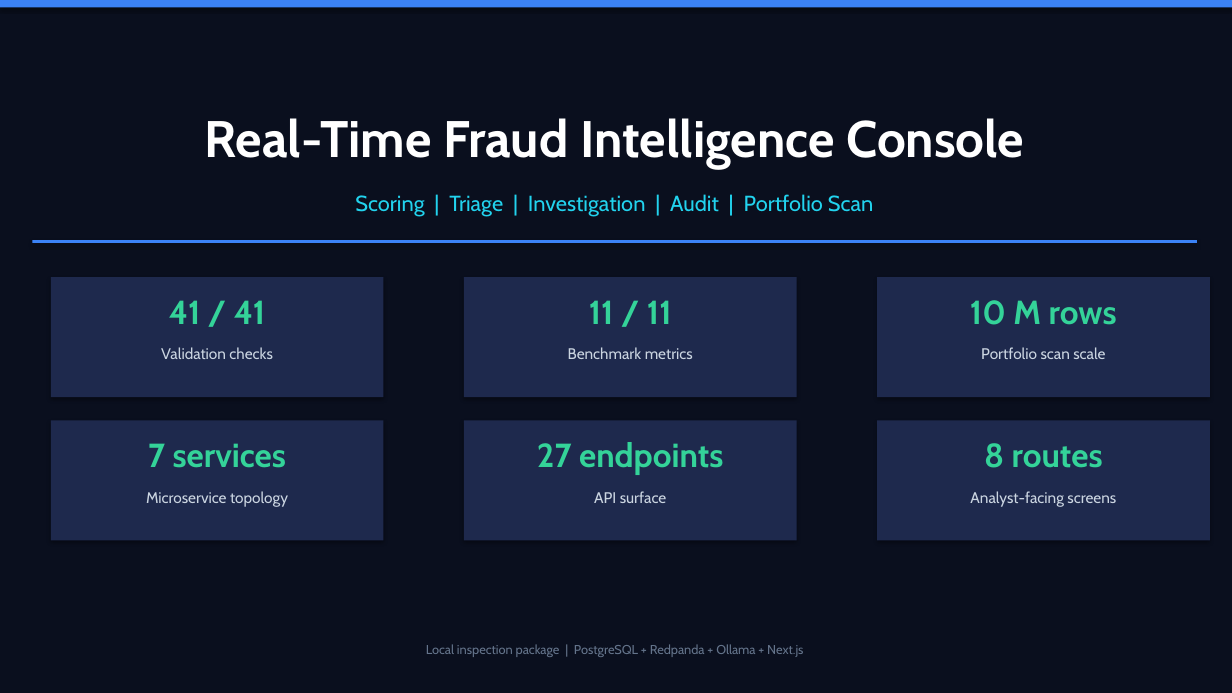
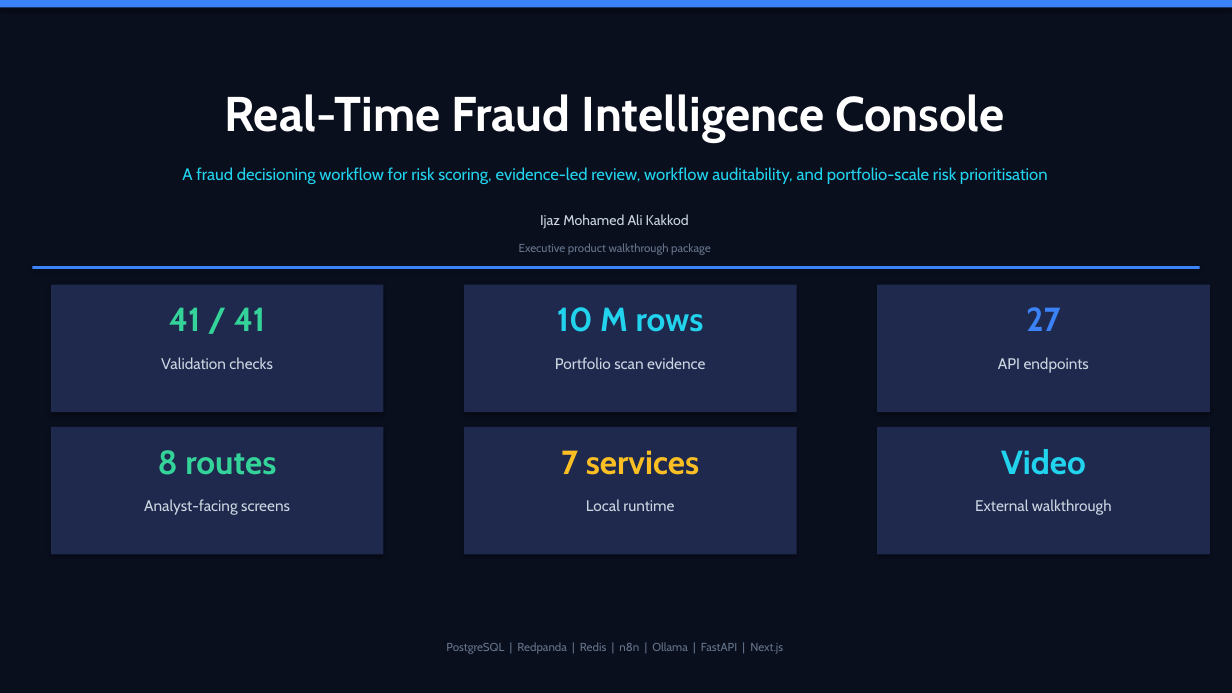
Before and after one commit to IjazKakkodDS/transaction-fraud-intelligence-console, a slide deck: slide 1 of docs/presentation/real-time-fraud-intelligence-console-executive-deck.pptx. Drawn at 1232x693 pixels with LibreOffice and Linux fonts; fonts in the diff are those of the drawing. Boxes give left, top, right and bottom in pixels: in the first picture for what was removed or moved away, otherwise in the second. Text is boxed around its words. In the diff, an @@ line names an element or a change of style, - is before the commit and + after.

Commit message:
Reposition executive deck for product and scale narrative
Rebuilt 12-slide deck from documentation summary into a product and systems
pitch. Added Product Promise, Latency Strategy, and Scale Path slides. Removed
all defensive wording from visible slides. Reframed integration facade as
expansion path. Added author name and video tile. 41/41 validation passes.

```diff
--- a/docs/presentation/real-time-fraud-intelligence-console-executive-deck.pptx
+++ b/docs/presentation/real-time-fraud-intelligence-console-executive-deck.pptx
@@ text "Real-Time Fraud Intelligence Console": place and size @@
-text "Real-Time Fraud Intelligence Console" at [205, 118, 1024, 168]
+text "Real-Time Fraud Intelligence Console" at [224, 94, 1004, 143]
@@ text "Real-Time Fraud Intelligence Console" at [224, 94, 1004, 143]: size 40 to 38 pt @@
@@ text at [182, 167, 1048, 184]: text changed; size 17 to 13 pt @@
-Scoring | Triage | Investigation | Audit | Portfolio Scan
+A fraud decisioning workflow for risk scoring, evidence-led review, workflow auditability, and portfolio-scale risk prioritisation
@@ text added at [540, 214, 689, 229], 11 pt, text #CBD5E1 @@
+Ijaz Mohamed Ali Kakkod
@@ rectangle: place and size @@
-rectangle at [32, 240, 1197, 243]
+rectangle at [32, 266, 1200, 269]
@@ text added at [519, 243, 711, 255], 9 pt, text #64748B @@
+Executive product walkthrough package
@@ rectangle: place and size @@
-rectangle at [51, 277, 384, 397]
+rectangle at [51, 285, 384, 412]
@@ text "41 / 41": place and size @@
-text "41 / 41" at [169, 300, 265, 324]
+text "41 / 41" at [169, 307, 265, 331]
@@ rectangle: place and size @@
-rectangle at [464, 277, 797, 397]
+rectangle at [464, 285, 797, 412]
@@ text "10 M rows": place and size @@
-text "10 M rows" at [970, 300, 1117, 325]
+text "10 M rows" at [557, 307, 704, 332]
@@ text "10 M rows" at [557, 307, 704, 332]: text colour #34D399 to #22D3EE @@
@@ rectangle: place and size @@
-rectangle at [877, 277, 1210, 397]
+rectangle at [877, 285, 1210, 412]
@@ text removed at [589, 300, 672, 324] @@
-11 / 11
@@ text at [1026, 307, 1061, 331]: text changed; text colour #34D399 to #3B82F6 @@
-27 endpoints
+27
@@ text "Validation checks": place and size @@
-text "Validation checks" at [161, 347, 272, 359]
+text "Validation checks" at [161, 357, 272, 369]
@@ text at [555, 357, 705, 369]: text changed @@
-Portfolio scan scale
+Portfolio scan evidence
@@ text removed at [568, 347, 693, 359] @@
-Benchmark metrics
@@ text added at [998, 357, 1089, 373], 12 pt, text #CBD5E1 @@
+API endpoints
@@ rectangle: place and size @@
-rectangle at [51, 421, 384, 541]
+rectangle at [51, 427, 384, 555]
@@ text "8 routes": place and size @@
-text "8 routes" at [984, 443, 1103, 468]
+text "8 routes" at [158, 450, 276, 475]
@@ rectangle: place and size @@
-rectangle at [464, 421, 797, 541]
+rectangle at [464, 427, 797, 555]
@@ text "7 services": place and size @@
-text "7 services" at [148, 443, 286, 468]
+text "7 services" at [561, 450, 699, 475]
@@ text "7 services" at [561, 450, 699, 475]: text colour #34D399 to #FBBF24 @@
@@ rectangle: place and size @@
-rectangle at [877, 421, 1210, 541]
+rectangle at [877, 427, 1210, 555]
@@ text added at [1001, 449, 1086, 475], 26 pt, text #22D3EE, bold @@
+Video
@@ text "Analyst-facing screens": place and size @@
-text "Analyst-facing screens" at [970, 491, 1116, 507]
+text "Analyst-facing screens" at [144, 499, 290, 515]
@@ text removed at [146, 491, 288, 507] @@
-Microservice topology
@@ text added at [586, 499, 674, 511], 12 pt, text #CBD5E1 @@
+Local runtime
@@ text removed at [594, 491, 667, 503] @@
-API surface
@@ text added at [975, 499, 1112, 515], 12 pt, text #CBD5E1 @@
+External walkthrough
@@ text at [446, 642, 783, 654]: text changed; size 10 to 9 pt @@
-Local inspection package | PostgreSQL + Redpanda + Ollama + Next.js
+PostgreSQL | Redpanda | Redis | n8n | Ollama | FastAPI | Next.js
```
Also in this commit, not shown: 5 other slides changed, 6 slides added, 6 slides removed.
